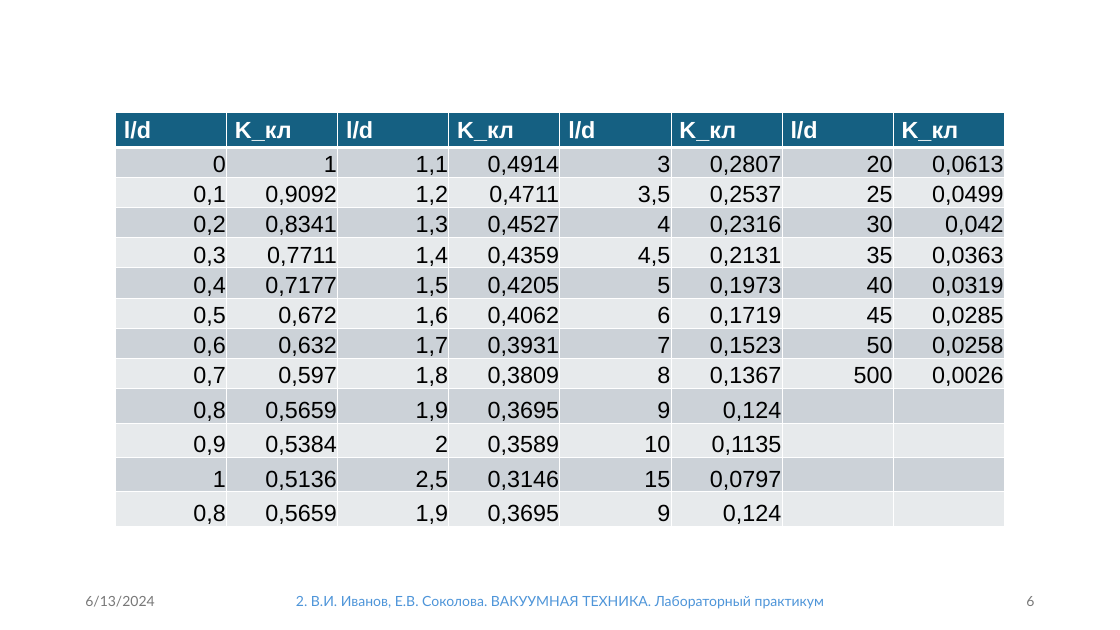
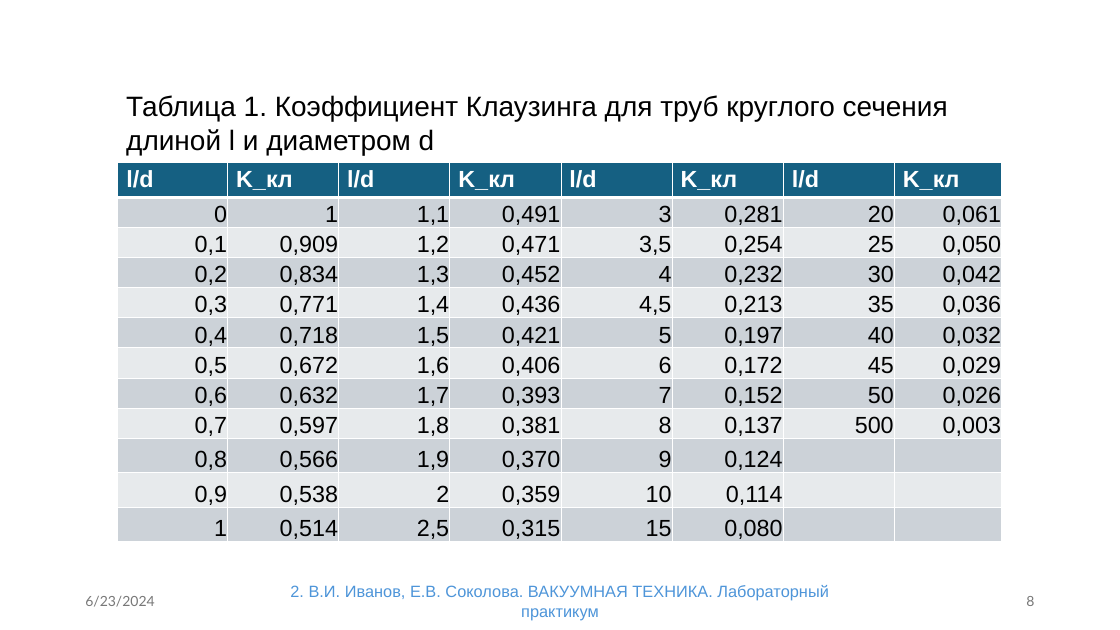
Before and after one commit to eprush/MethodOfAngularCoefficients, a slide deck: slide 8 of Media/bac_diploma.pptx (slide 6 before the commit). Drawn at 1120x630 pixels with LibreOffice and Linux fonts; fonts in the diff are those of the drawing. Boxes give left, top, right and bottom in pixels: in the first picture for what was removed or moved away, otherwise in the second. Text is boxed around its words. In the diff, an @@ line names an element or a change of style, - is before the commit and + after.

Commit message:
Fix presentation

```diff
--- a/Media/bac_diploma.pptx
+++ b/Media/bac_diploma.pptx
@@ text added at <box>126,95,948,155</box>, 24 pt, text #000000 @@
+Таблица 1. Коэффициент Клаузинга для труб круглого сечения длиной l и диаметром d
@@ table at <box>118,163,1001,550</box> @@
-row 2: 0 | 1 | 1,1 | 0,4914 | 3 | 0,2807 | 20 | 0,0613
-row 3: 0,1 | 0,9092 | 1,2 | 0,4711 | 3,5 | 0,2537 | 25 | 0,0499
-row 4: 0,2 | 0,8341 | 1,3 | 0,4527 | 4 | 0,2316 | 30 | 0,042
-row 5: 0,3 | 0,7711 | 1,4 | 0,4359 | 4,5 | 0,2131 | 35 | 0,0363
-row 6: 0,4 | 0,7177 | 1,5 | 0,4205 | 5 | 0,1973 | 40 | 0,0319
-row 7: 0,5 | 0,672 | 1,6 | 0,4062 | 6 | 0,1719 | 45 | 0,0285
-row 8: 0,6 | 0,632 | 1,7 | 0,3931 | 7 | 0,1523 | 50 | 0,0258
-row 9: 0,7 | 0,597 | 1,8 | 0,3809 | 8 | 0,1367 | 500 | 0,0026
-row 10: 0,8 | 0,5659 | 1,9 | 0,3695 | 9 | 0,124 |  | 
-row 11: 0,9 | 0,5384 | 2 | 0,3589 | 10 | 0,1135 |  | 
-row 12: 1 | 0,5136 | 2,5 | 0,3146 | 15 | 0,0797 |  | 
-row 13: 0,8 | 0,5659 | 1,9 | 0,3695 | 9 | 0,124 |  | 
+row 2: 0 | 1 | 1,1 | 0,491 | 3 | 0,281 | 20 | 0,061
+row 3: 0,1 | 0,909 | 1,2 | 0,471 | 3,5 | 0,254 | 25 | 0,050
+row 4: 0,2 | 0,834 | 1,3 | 0,452 | 4 | 0,232 | 30 | 0,042
+row 5: 0,3 | 0,771 | 1,4 | 0,436 | 4,5 | 0,213 | 35 | 0,036
+row 6: 0,4 | 0,718 | 1,5 | 0,421 | 5 | 0,197 | 40 | 0,032
+row 7: 0,5 | 0,672 | 1,6 | 0,406 | 6 | 0,172 | 45 | 0,029
+row 8: 0,6 | 0,632 | 1,7 | 0,393 | 7 | 0,152 | 50 | 0,026
+row 9: 0,7 | 0,597 | 1,8 | 0,381 | 8 | 0,137 | 500 | 0,003
+row 10: 0,8 | 0,566 | 1,9 | 0,370 | 9 | 0,124 |  | 
+row 11: 0,9 | 0,538 | 2 | 0,359 | 10 | 0,114 |  | 
+row 12: 1 | 0,514 | 2,5 | 0,315 | 15 | 0,080 |  | 
@@ table: place and size @@
-table at <box>115,113,1002,536</box>
+table at <box>118,163,1001,550</box>
@@ text at <box>85,596,154,607</box>: text changed @@
-6/13/2024
+6/23/2024
@@ text "2. В.И. Иванов, Е.В. Соколова. ...": place and size @@
-text "2. В.И. Иванов, Е.В. Соколова. ..." at <box>296,596,824,609</box>
+text "2. В.И. Иванов, Е.В. Соколова. ..." at <box>290,585,829,620</box>
@@ text "2. В.И. Иванов, Е.В. Соколова. ..." at <box>290,585,829,620</box>: size 12 to 14 pt, font Lato to Arial @@
@@ page number at <box>1026,596,1034,606</box>: text changed @@
-6
+8
```
Also in this commit, not shown: 16 other slides changed, 1 slide added, 2 other files.
